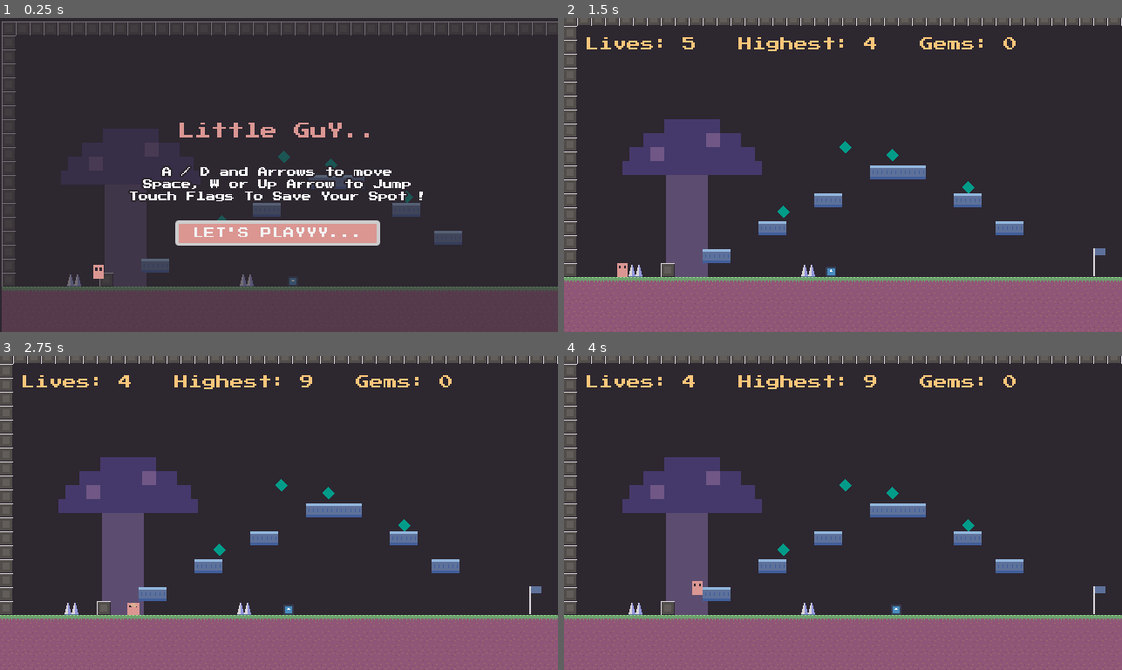
Above: before the commit, frames 1-4 (two rows, left to right).
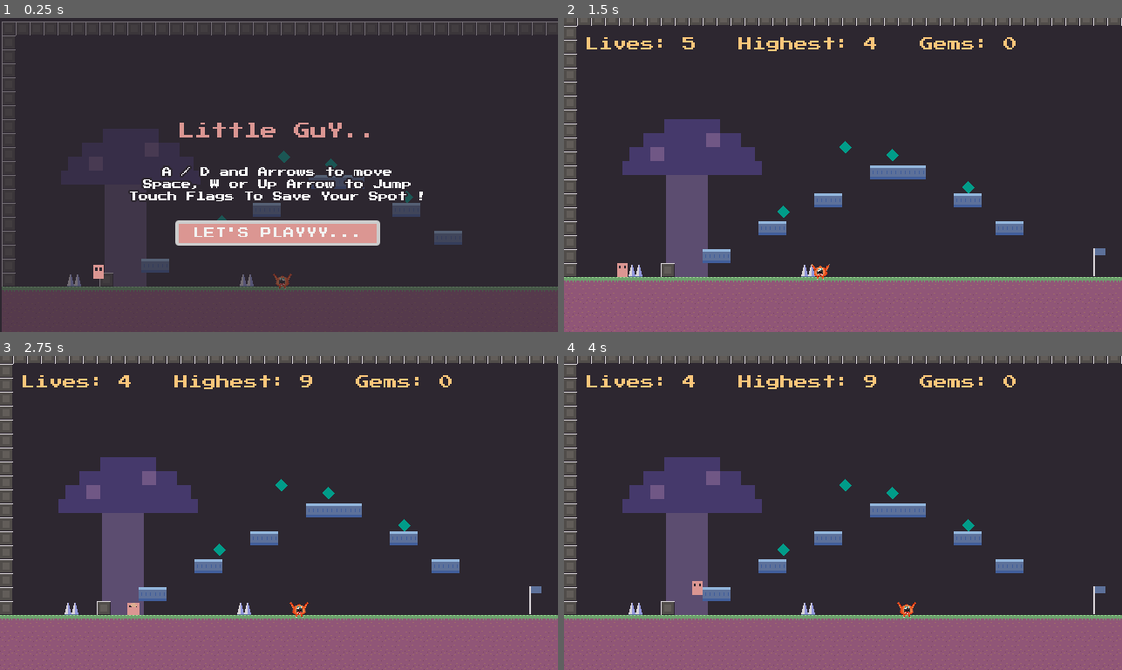
Above: after the commit, the same moments.

Repository: nandank1487/Little_GuY
Game: Godot game, scene res://Scenes/menu.tscn
The game is run twice, just before and just after one commit, with the same random seed, the same clock (stepped at 60 frames per second) and the same inputs. The engine's default icon, where the game draws it, is replaced by a stand-in: a white triangle on a blue panel in a dark square. Sound files missing from this copy of the repository are replaced by a short silence.
Inputs:
- Up to frame 1 (0.25 s): no input
- Up to frame 2 (1.5 s): click "LET'S PLAYYY..." at 0.5 s; tap Enter at 1.25 s; hold D (move_right) from 1.28 s (still down)
- Up to frame 3 (2.75 s): keep holding D (move_right); tap Up (jump) at 1.52, 2.27 s
- Up to frame 4 (4 s): release D (move_right) at 2.78 s; hold A (move_left) 2.78-3.53 s; hold D (move_right) from 3.53 s (still down); tap Up (jump) at 3.77 s

The runs differ from the first frame. In frame 1, 0.1% of the frame differs, in the area x 48-54%, y 81-87%; in frame 2, 0.1%; in frame 3, 0.1%, in the area x 50-56%, y 78-84%; in frame 4, 0.1%.

Commit message:
v1.04 Added monster art, updated enemy scene, README and LICENSE

Diff:
--- a/Scenes/chunk_1.tscn
+++ b/Scenes/chunk_1.tscn
@@ -1,6 +1,6 @@
 [gd_scene format=4 uid="uid://cqxj7f1wqvod0"]
 
-[ext_resource type="TileSet" uid="uid://prev6vvesobo" path="res://Little_GuY/Art/world_tileset.tres" id="1_gcrt2"]
+[ext_resource type="TileSet" uid="uid://prev6vvesobo" path="res://Art/world_tileset.tres" id="1_gcrt2"]
 [ext_resource type="PackedScene" uid="uid://deae4rktb8mmd" path="res://Scenes/gem.tscn" id="2_vk8fl"]
 [ext_resource type="PackedScene" uid="uid://c5hcxdff5acrq" path="res://Scenes/spikes.tscn" id="3_op6rt"]
 [ext_resource type="PackedScene" uid="uid://u1bwt0rqf8an" path="res://Scenes/enemy.tscn" id="4_vk8fl"]
@@ -97,4 +97,4 @@
 position = Vector2(82, 289)
 
 [node name="Enemy" parent="." unique_id=1384148147 instance=ExtResource("4_vk8fl")]
-position = Vector2(343, 275)
+position = Vector2(331, 288)
--- a/Scenes/enemy.tscn
+++ b/Scenes/enemy.tscn
@@ -1,7 +1,7 @@
 [gd_scene format=3 uid="uid://u1bwt0rqf8an"]
 
 [ext_resource type="Script" uid="uid://vsy7cwytr7jk" path="res://Scripts/enemy.gd" id="1_1f0kj"]
-[ext_resource type="Texture2D" uid="uid://1d7eexj3bkmg" path="res://icon.svg" id="2_afpow"]
+[ext_resource type="Texture2D" uid="uid://bqgdpblw3u57u" path="res://Art/monster.png" id="2_1f0kj"]
 
 [sub_resource type="RectangleShape2D" id="RectangleShape2D_htemk"]
 size = Vector2(12, 12)
@@ -14,8 +14,8 @@
 script = ExtResource("1_1f0kj")
 
 [node name="Visual" type="Sprite2D" parent="." unique_id=488684024]
-scale = Vector2(0.1, 0.1)
-texture = ExtResource("2_afpow")
+scale = Vector2(0.04, 0.04)
+texture = ExtResource("2_1f0kj")
 
 [node name="CollisionShape2D" type="CollisionShape2D" parent="." unique_id=59486486]
 shape = SubResource("RectangleShape2D_htemk")
Binary file added: Art/monster.png
Not shown, added: Art/monster.png.import
Not shown, removed: export_presets.cfg
Not shown, added: LICENSE
Not shown, added: README.md
